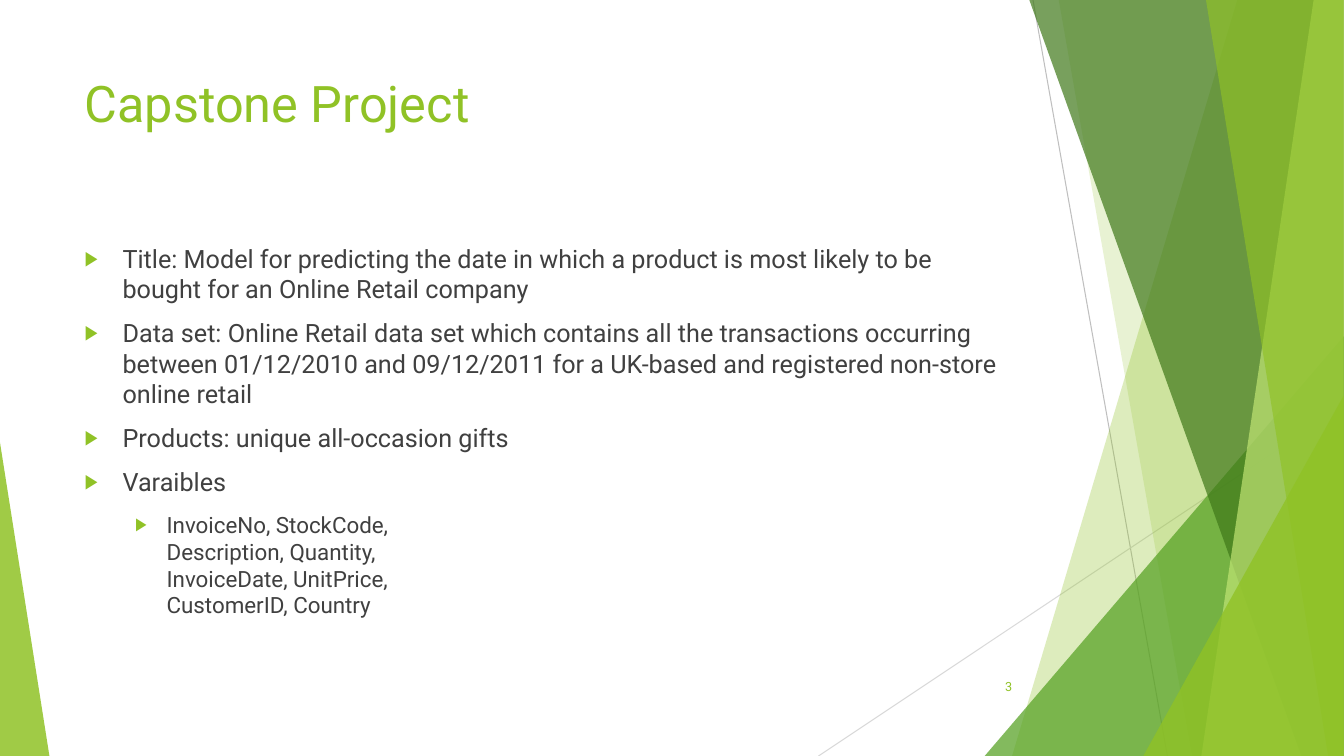
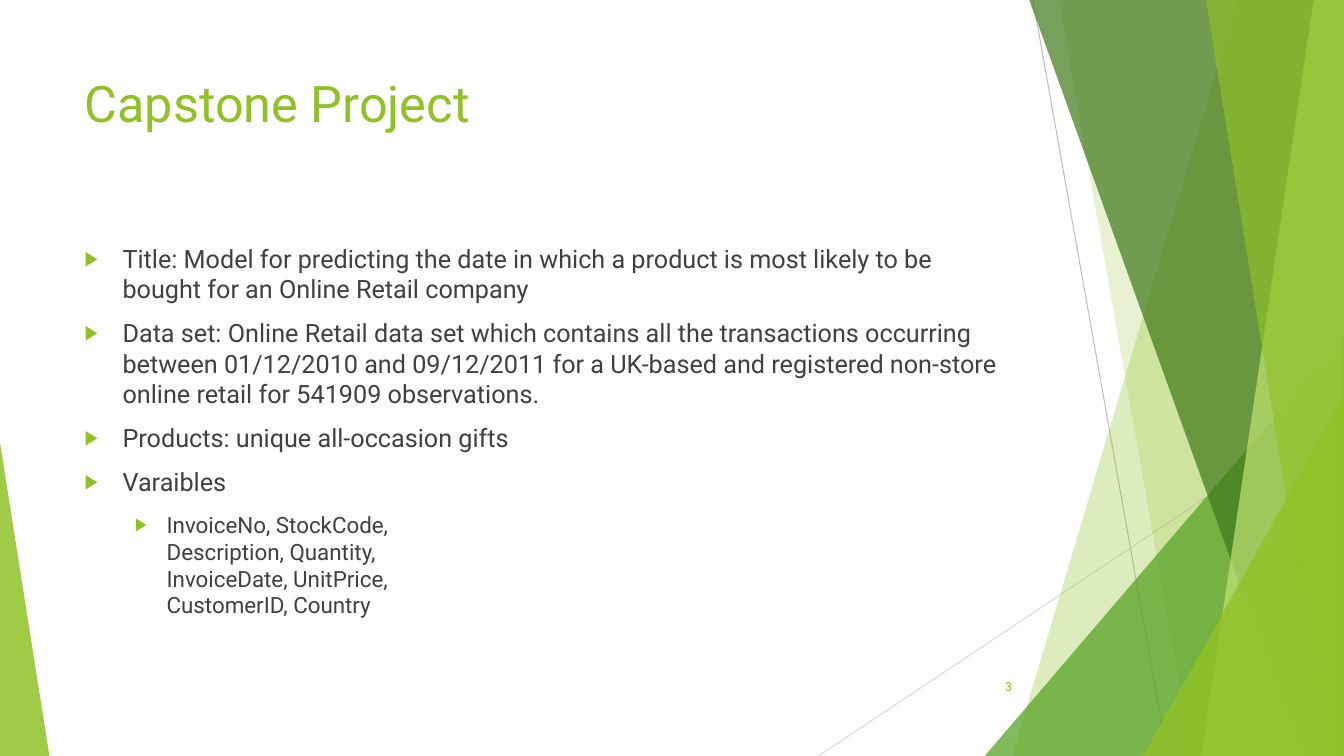
Before and after one commit to MaShGitHub/MyRep, a slide deck: slide 3 of TDI Interview.pptx. Drawn at 1344x756 pixels with LibreOffice and Linux fonts; fonts in the diff are those of the drawing. Boxes give left, top, right and bottom in pixels: in the first picture for what was removed or moved away, otherwise in the second. Text is boxed around its words. In the diff, an @@ line names an element or a change of style, - is before the commit and + after.

```diff
--- a/TDI Interview.pptx
+++ b/TDI Interview.pptx
@@ text at box(123, 323, 996, 404): text changed @@
-▶ Data set: Online Retail data set which contains all the transactions occurring between 01/12/2010 and 09/12/2011 for a UK-based and registered non-store online retail
+▶ Data set: Online Retail data set which contains all the transactions occurring between 01/12/2010 and 09/12/2011 for a UK-based and registered non-store online retail for 541909 observations.
```
